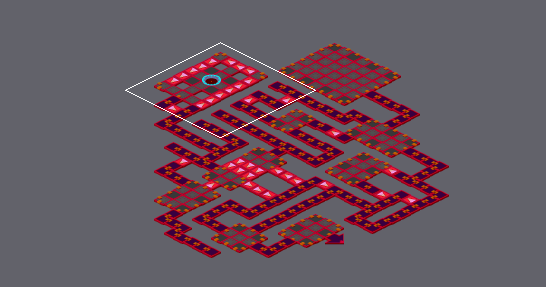
Level history. Tiled map: areas/undernet3.tmx. The picture above shows the old version from afar; the outline marks the close-up.
Close-up. Before the commit:
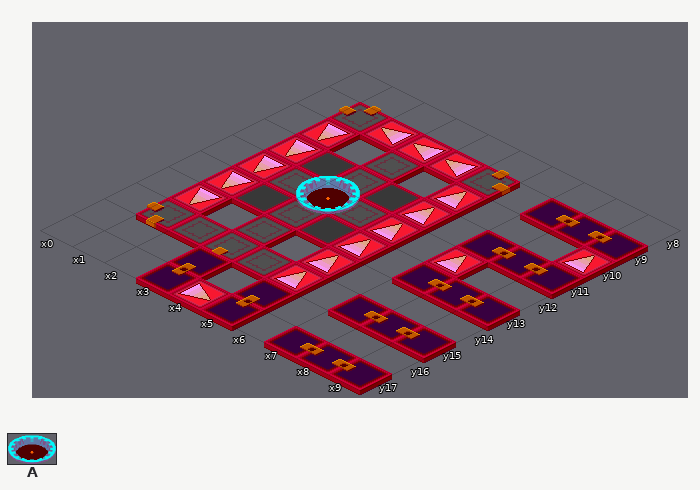
Cells are 64x32 px. Isometric: x runs down to the right, y down to the left. Shown: x 0..9, y 8..17.
Key: from "BN3ACDCWarp2": A 1.
Objects are placed by the point they stand on, in cells (3,4 is the top-left corner of cell 3,4); size is 1x1 cell unless given.
Layers that did not change in this view are not listed.
Objects on layer "Object Layer" before:
A at 3,12 size 1x1.2
The same view after the edit:
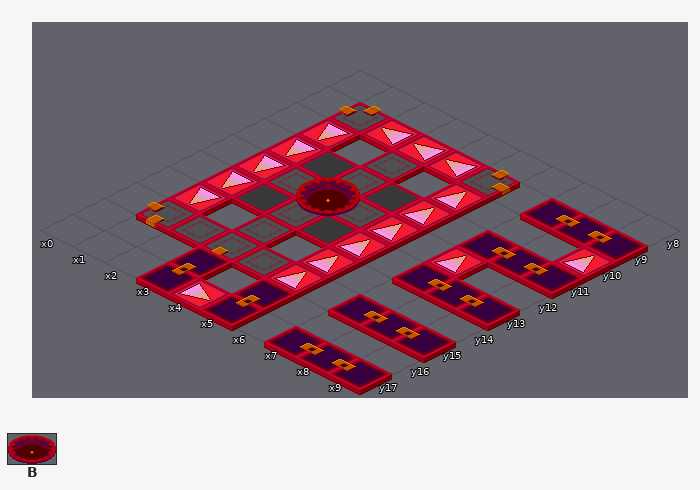
Further tiles: from "BN3UndernetWarpVariant2": B 1.
The exact change:
Layer "Object Layer":
A new object: B "Custom Warp" at 3,12 size 1x1.2.
Object A at 3,12 size 1x1.2 is removed.
